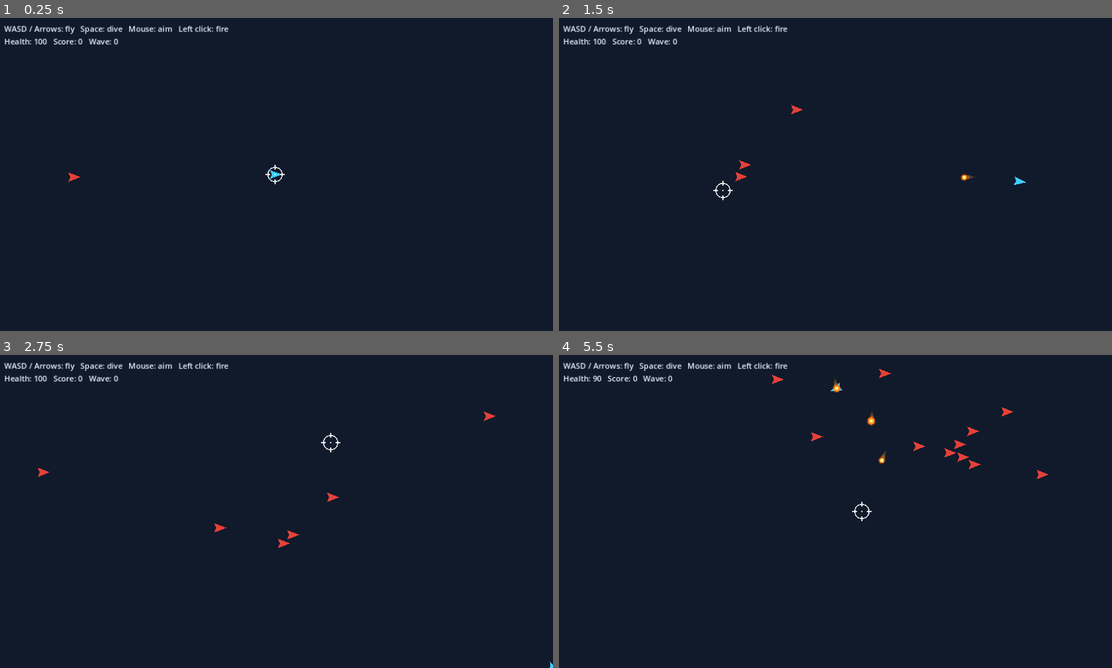
Above: before the commit, frames 1-4 (two rows, left to right).
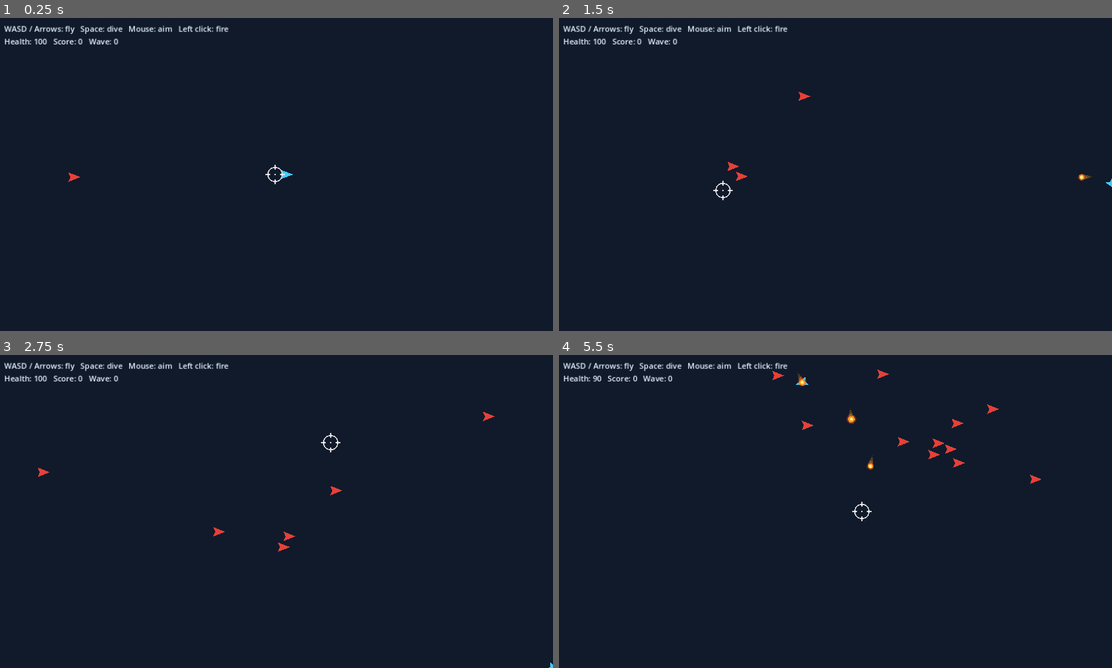
Above: after the commit, the same moments.

Repository: IsiahJohnson/superflight-skyrogue
Game: Godot game, scene res://scenes/main.tscn
Same seed, same stepped clock (60 frames per second), same inputs: the game is played once before the commit and once after it.
Inputs (mouse positions are in pixels of both pictures, inside the frame that each line leads up to):
- Up to frame 1 (0.25 s): no input
- Up to frame 2 (1.5 s): tap Enter at 0.5 s; move the mouse to (957, 158) at 0.52 s; hold D (move_right) 0.53-1.28 s; hold Space (dive) 0.53-1.28 s; move the mouse to (724, 190) at 1.27 s; hold S (move_down) from 1.28 s (still down); click (724, 190) at 1.35 s
- Up to frame 3 (2.75 s): move the mouse to (331, 442) at 2.02 s; release S (move_down) at 2.03 s; hold D (move_right) from 2.03 s (still down); tap Enter at 2.1 s
- Up to frame 4 (5.5 s): move the mouse to (807, 574) at 2.77 s; release D (move_right) at 2.78 s; hold W (move_up) 2.78-3.53 s; tap Keypad Enter at 2.85 s; move the mouse to (1001, 558) at 3.52 s; hold A (move_left) 3.53-5.03 s; tap 1 at 3.6 s; move the mouse to (669, 464) at 4.27 s; tap Space (dive) at 4.35 s; move the mouse to (863, 511) at 5.02 s; press the mouse at (863, 511) at 5.03 s; hold S (move_down) from 5.03 s (still down)

The runs differ from the first frame. In frame 1, less than 0.1% of the frame differs, in the area x 48-53%, y 48-52%; in frame 2, 0.2%; in frame 3, 0.2%; in frame 4, 0.8%, in the area x 38-89%, y 4-53%.

Commit message:
Make 2D player move forward automatically
Co-authored-by: IsiahJohnson <92471437+IsiahJohnson@users.noreply.github.com>

Diff:
--- a/scripts/player/flight_controller.gd
+++ b/scripts/player/flight_controller.gd
@@ -60,6 +60,7 @@
 	if is_diving:
 		target_speed *= dive_multiplier
 
+	velocity += Vector2.RIGHT.rotated(rotation) * acceleration * delta
 	velocity += input_vector * acceleration * delta
 	if is_diving and velocity.length_squared() > 0.0:
 		velocity += velocity.normalized() * acceleration * (dive_multiplier - 1.0) * delta
Not shown, changed: README.md
